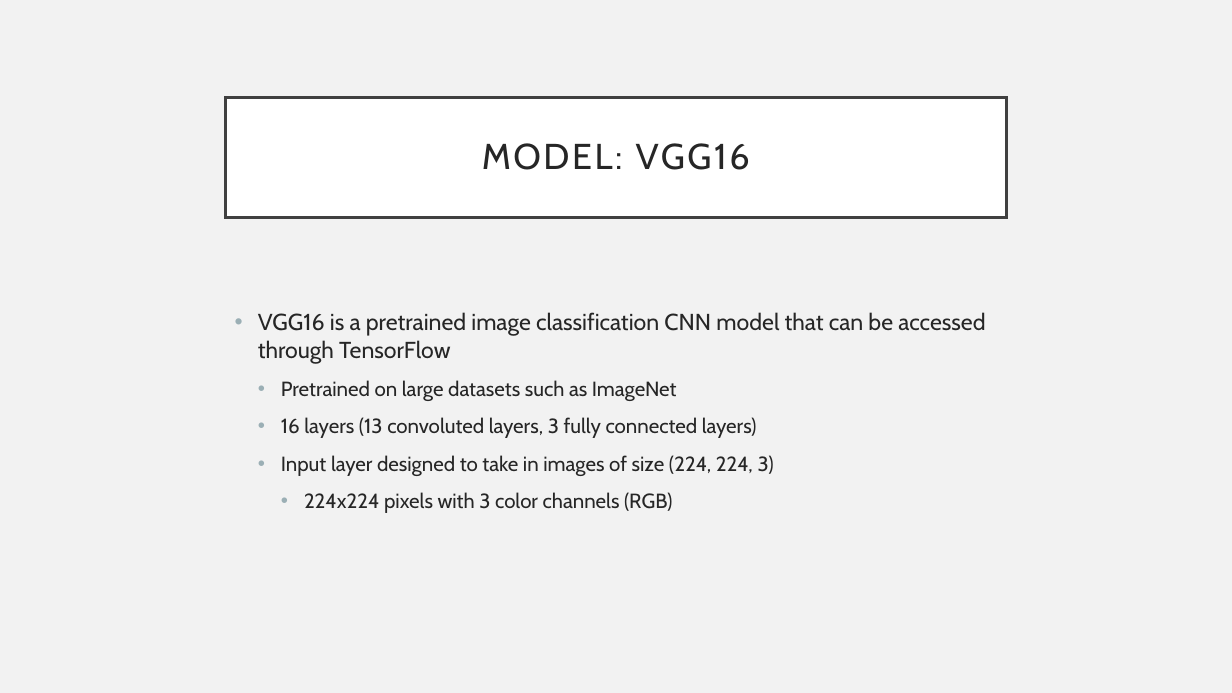
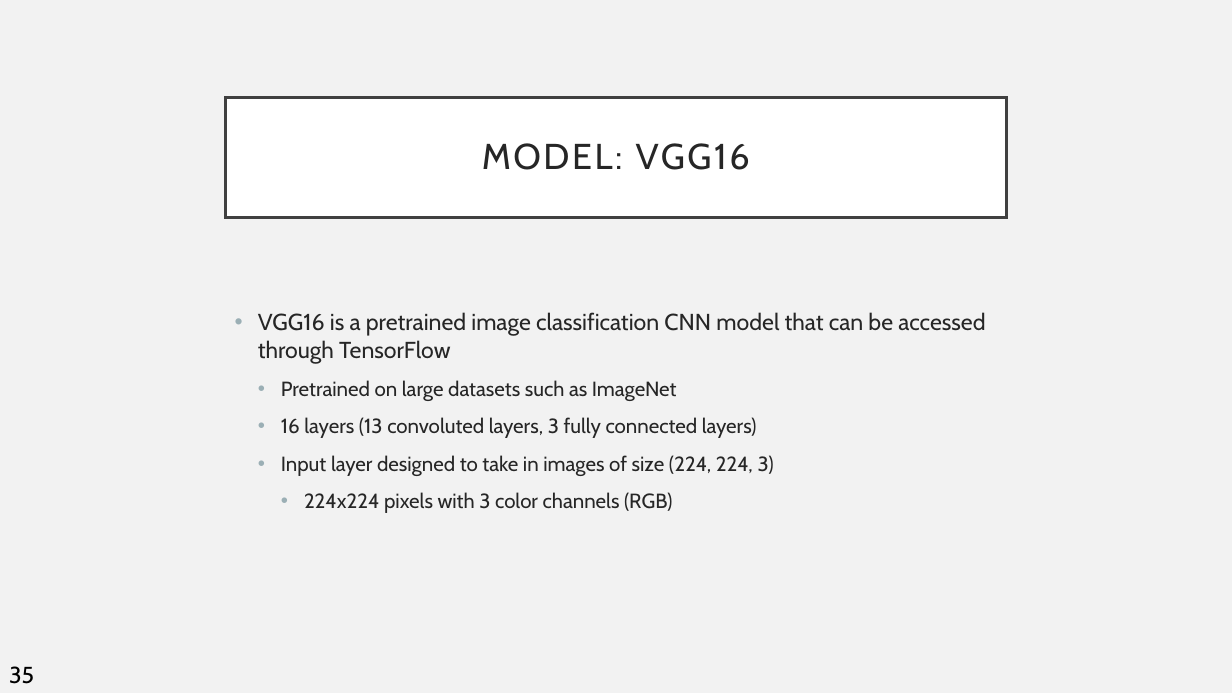
Before and after one commit to EZRA-DVLPR/MachineLearning-Comp542, a slide deck: slide 36 of group_proj/presentations/FinalPresentation.pptx (slide 29 before the commit). Drawn at 1232x693 pixels with LibreOffice and Linux fonts; fonts in the diff are those of the drawing. Boxes give left, top, right and bottom in pixels: in the first picture for what was removed or moved away, otherwise in the second. Text is boxed around its words. In the diff, an @@ line names an element or a change of style, - is before the commit and + after.

```diff
--- a/group_proj/presentations/FinalPresentation.pptx
+++ b/group_proj/presentations/FinalPresentation.pptx
@@ text added at [9, 666, 34, 684], 18 pt, text #000000 @@
+35
```
Also in this commit, not shown: 33 other slides changed, 12 slides added, 5 slides removed, 1 other file.
